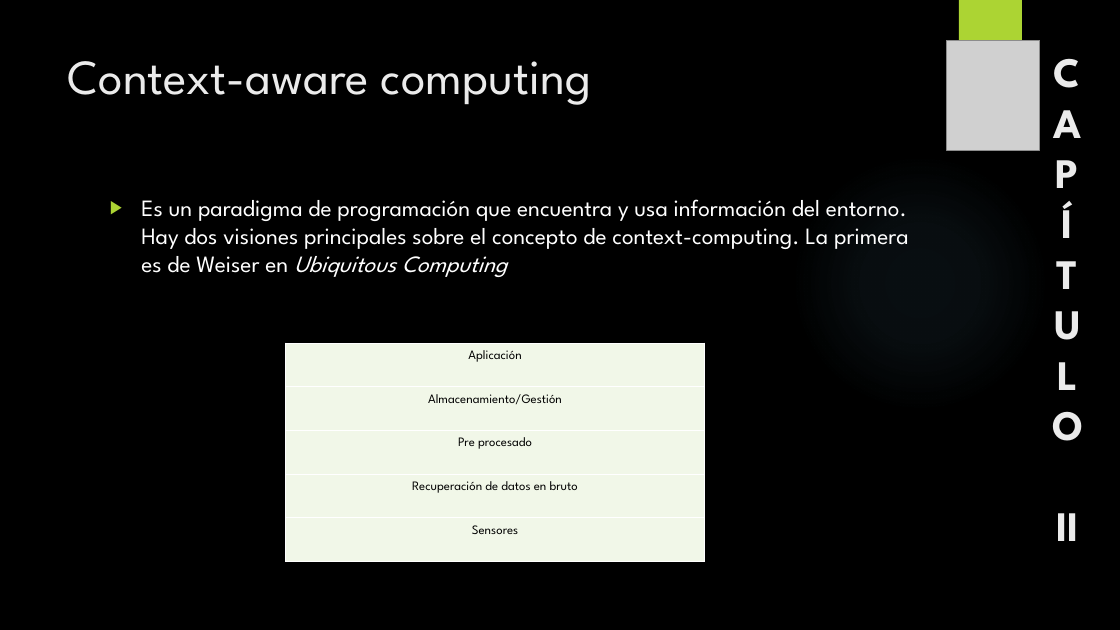
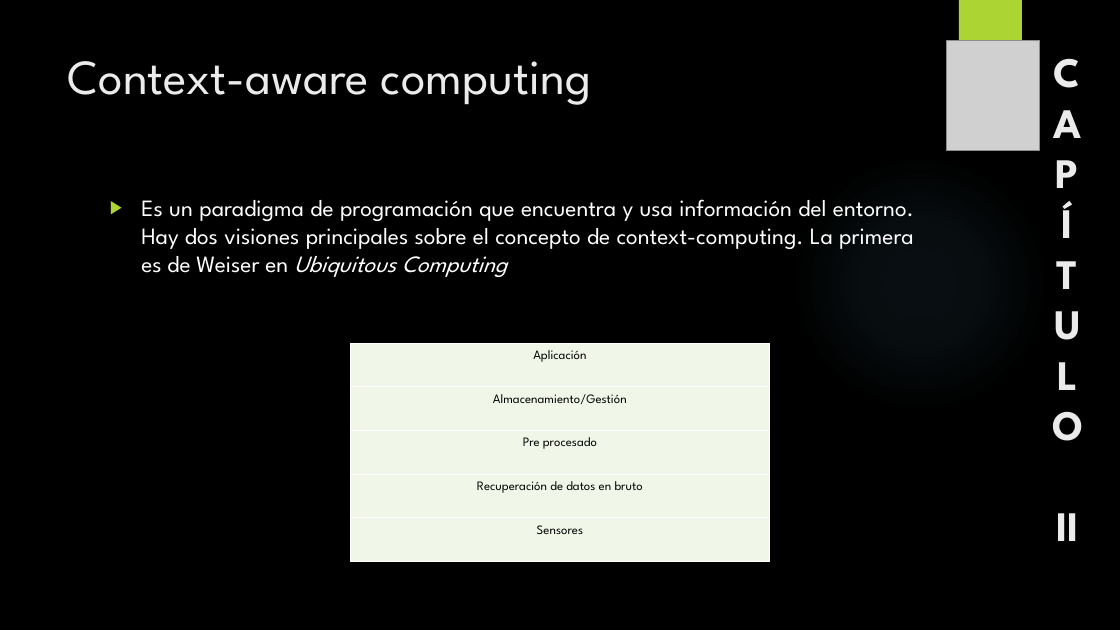
Before and after one commit to Climbhazard/tesis-visora, a slide deck: slide 12 of Tesis.pptx. Drawn at 1120x630 pixels with LibreOffice and Linux fonts; fonts in the diff are those of the drawing; grey boxes stand for pictures; background and template pictures are left out. Boxes give left, top, right and bottom in pixels: in the first picture for what was removed or moved away, otherwise in the second. Text is boxed around its words. In the diff, an @@ line names an element or a change of style, - is before the commit and + after.

```diff
--- a/Tesis.pptx
+++ b/Tesis.pptx
@@ text "Es un paradigma de programación ..." at box(141, 199, 914, 277): alignment left to justified @@
@@ table: place and size @@
-table at box(286, 344, 704, 562)
+table at box(351, 344, 770, 562)
```
Also in this commit, not shown: 12 other slides changed, 1 other file.
